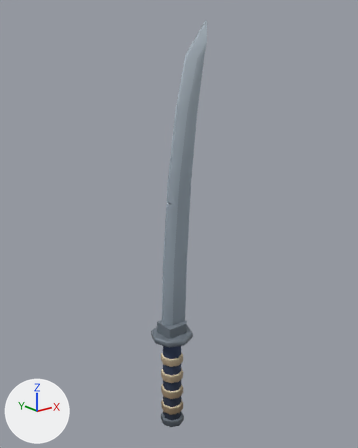
The glTF model assets/custom-items/weapons/greatsword/greatblade_curved.glb as it was, and as the next commit left it.
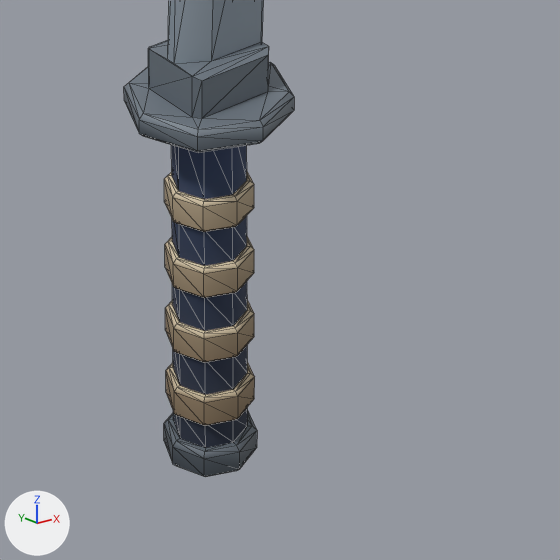
Old and new are each drawn whole from a 50 mm lens placed at (-1.724, -2.227, 1.826), pointed at (0.079, 0.026, 0.925) and again close up on the part from 34% to 72% of the width and 69% to 100% of the height. Every picture has the same lights, and +X, +Y and +Z are marked at lower left. The last two pictures show the newer version. The close-ups show mesh edges as thin lines. Vertices at exactly the same position are counted once.

Names of what the first close-up shows: 'Item'.
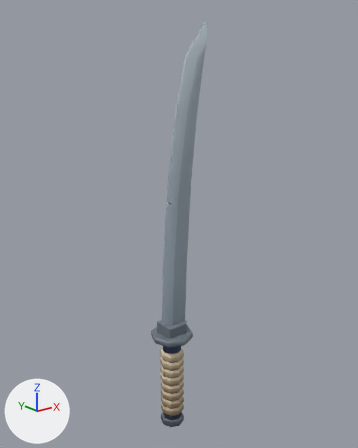
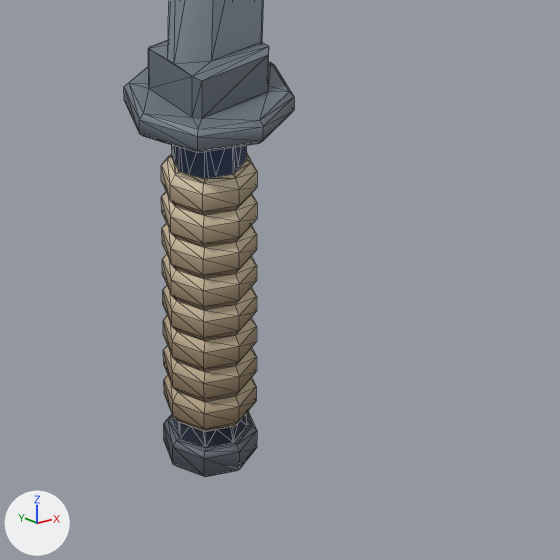
Scene script edits in JSON lines:
```json
{"block": "me_greatblade_curved", "where": "# used by ob_item; location = (0.0, 0.0, 0.0)"}
{"op": "remove", "block": "me_greatblade_curved", "code": "me_greatblade_curved.from_pydata(...)  # 334 vertices, 664 faces; spans x -0.13..0.25, y -0.13..0.13, z -0.44..2.08"}
{"op": "add", "block": "me_greatblade_curved", "code": "me_greatblade_curved.from_pydata(...)  # 390 vertices, 776 faces; spans x -0.13..0.25, y -0.13..0.13, z -0.44..2.08"}
{"block": "me_greatblade_curved", "change": "me_greatblade_curved part 1: 92 vertices moved from x -0.07..0.07, y -0.07..0.07, z -0.35..-0.11 to x -0.08..0.08, y -0.08..0.08, z -0.35..-0.12; 80 vertices removed from x -0.07..0.07, y -0.07..0.07, z -0.35..0.07; 136 vertices added at x -0.08..0.08, y -0.08..0.08, z -0.36..0.1"}
{"block": "me_greatblade_curved", "change": "me_greatblade_curved part 2: 144 kept faces spanning x -0.08..0.08, y -0.08..0.08, z -0.35..-0.13 get new texture (UV) coordinates"}
```

Location of each change, (x1, y1, x2, y2) in pixels of the close-ups (560 x 560 px; the box of a moved part takes in the faces that stretch with it):
```json
{"part": 1, "of": "me_greatblade_curved", "change": "moved or reshaped", "before": [164, 145, 254, 448], "after": [161, 145, 257, 448]}
{"part": 2, "of": "me_greatblade_curved", "change": "surface changed", "before": [165, 292, 255, 426], "after": [165, 292, 255, 426]}
```
